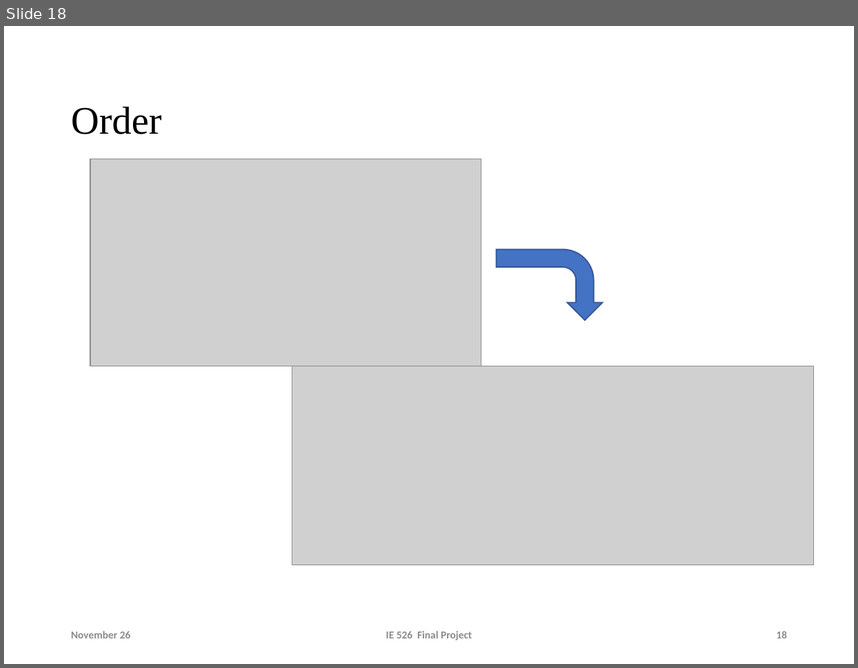
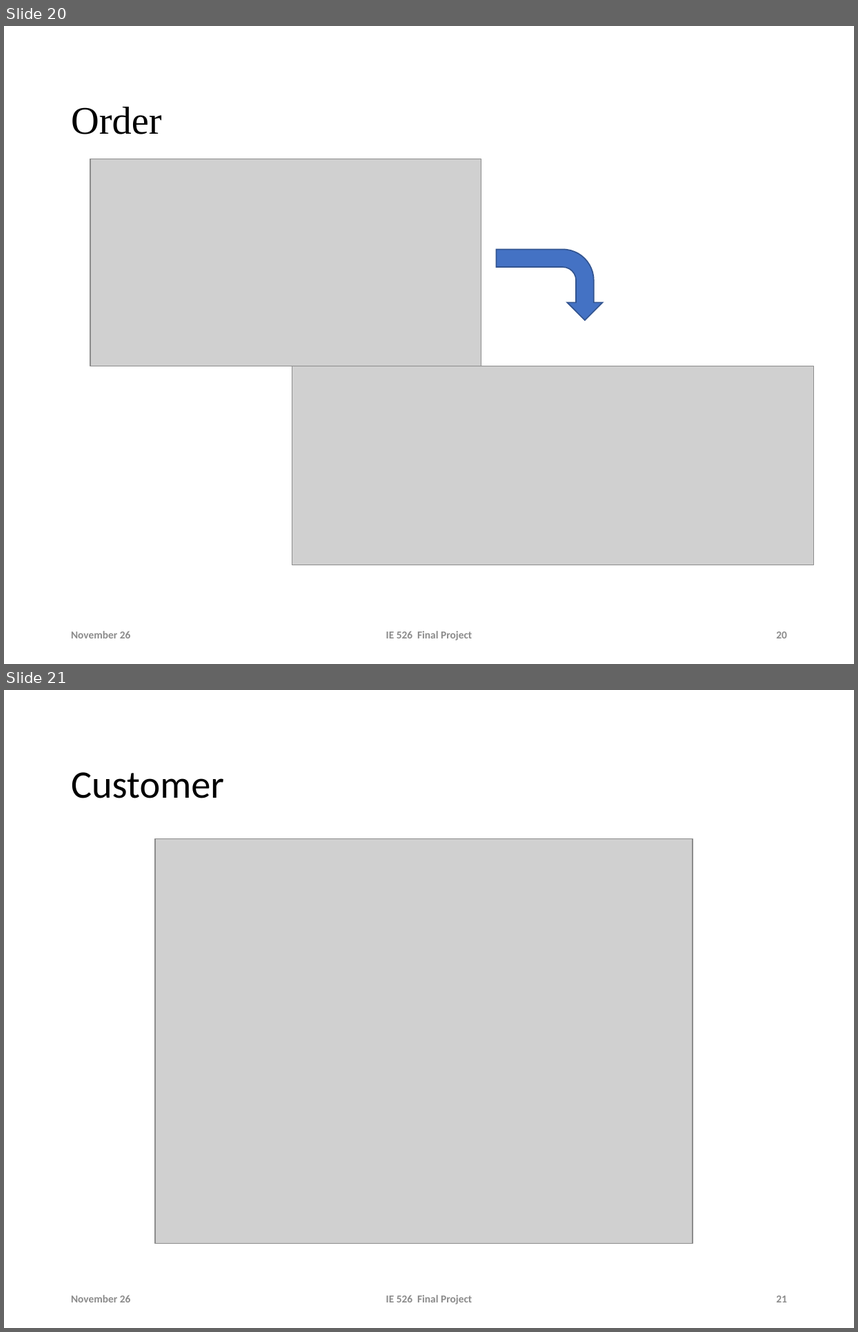
Before and after one commit to lyuzz/IE-526-Final-Project, a slide deck: Lzy/Slides/simulation final project.pptx. Shown one above the other, each under a label of ours: slide 18 before the commit, slides 20 and 21 after it. The pictures are 858x668 and 858x1332 pixels, drawn with LibreOffice and Linux fonts; fonts in the diff are those of the drawing; grey boxes stand for pictures; background and template pictures are left out. Boxes give left, top, right and bottom in pixels: in the first picture for what was removed or moved away, otherwise in the second. Text is boxed around its words. In the diff, an @@ line names an element or a change of style, - is before the commit and + after.

```diff
--- a/Lzy/Slides/simulation final project.pptx
+++ b/Lzy/Slides/simulation final project.pptx
@@ slide 21 added at (4,690,854,1328), background #FFFFFF @@
@@ title added at (71,772,224,798), 33 pt, text #000000 @@
+Customer
@@ picture added at (155,839,693,1243) @@
@@ text added at (71,1294,131,1302), 9 pt, text #8C8C8C @@
+November 26
@@ text added at (386,1294,472,1304), 9 pt, text #8C8C8C @@
+IE 526 Final Project
@@ page number added at (776,1295,787,1302), 9 pt, text #8C8C8C @@
+21
@@ what was slide 18 is now slide 20 @@
@@ page number at (776,631,787,638): text changed @@
-18
+20
```
